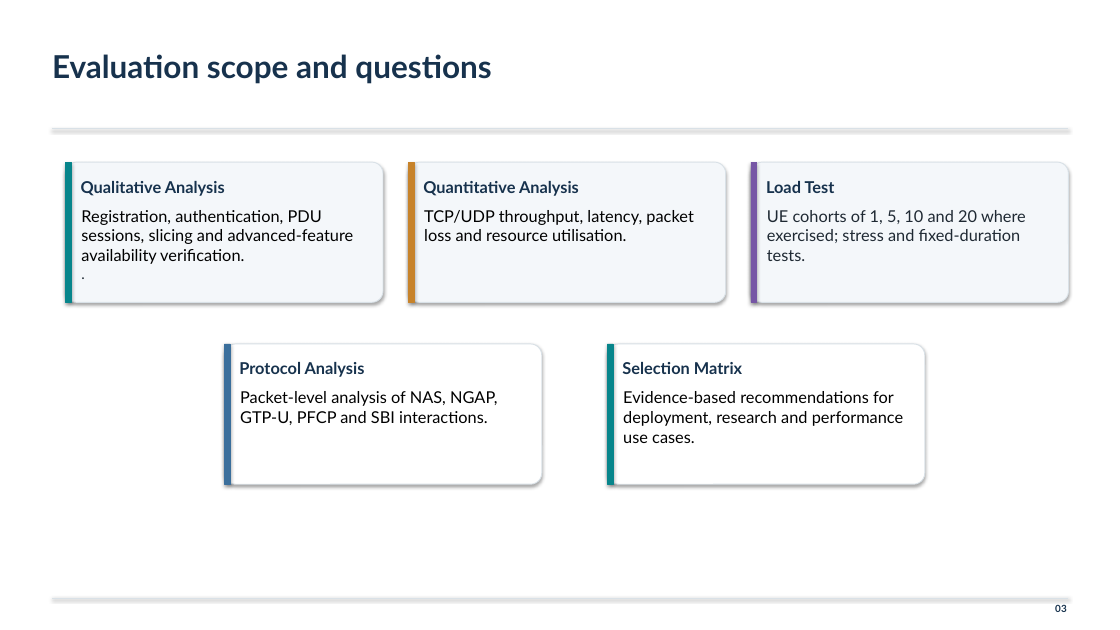
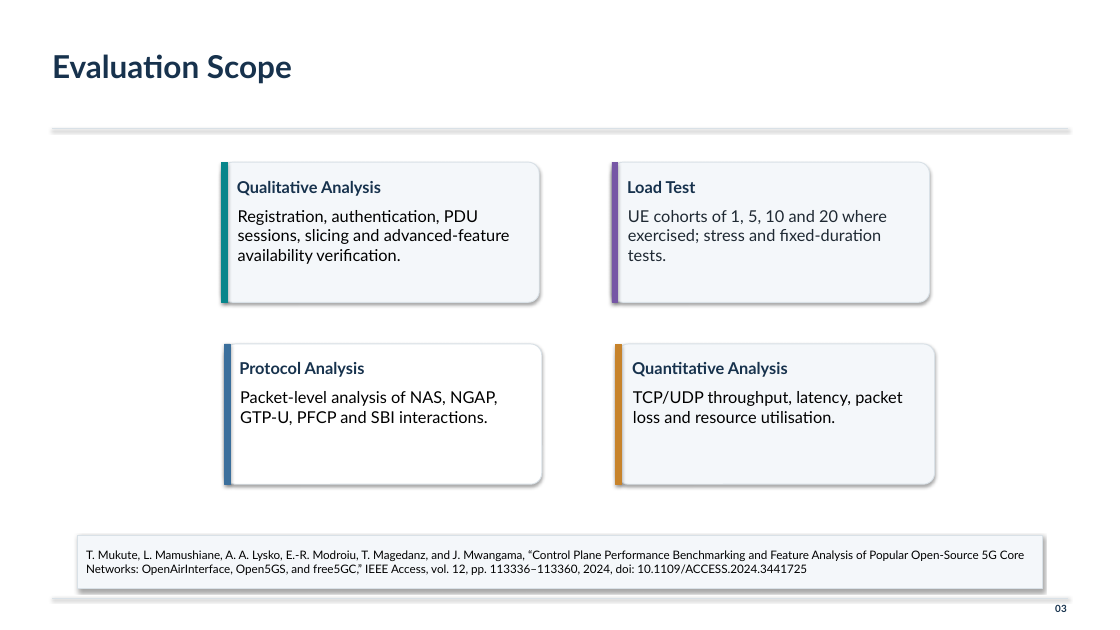
Before and after one commit to arpitmetrey/Qualitative-Analysis-of-5G-Core, a slide deck: slide 3 of 5G_group_2.pptx. Drawn at 1120x630 pixels with LibreOffice and Linux fonts; fonts in the diff are those of the drawing. Boxes give left, top, right and bottom in pixels: in the first picture for what was removed or moved away, otherwise in the second. Text is boxed around its words. In the diff, an @@ line names an element or a change of style, - is before the commit and + after.

```diff
--- a/5G_group_2.pptx
+++ b/5G_group_2.pptx
@@ text at [52,54,292,84]: text changed @@
-Evaluation scope and questions
+Evaluation Scope
@@ 2 texts, 1 rounded rectangle, 1 rectangle: place and size @@
-2 texts, 1 rounded rectangle, 1 rectangle at [66,162,383,302]
+2 texts, 1 rounded rectangle, 1 rectangle at [222,162,539,302]
@@ 2 texts, 1 rounded rectangle, 1 rectangle: place and size @@
-2 texts, 1 rounded rectangle, 1 rectangle at [751,162,1069,302]
+2 texts, 1 rounded rectangle, 1 rectangle at [613,162,930,302]
@@ text at [238,210,510,264]: paragraph removed @@
-.
@@ rounded rectangle removed at [607,344,925,484] @@
@@ rectangle removed at [607,344,613,484] @@
@@ 2 texts, 1 rounded rectangle, 1 rectangle: place and size @@
-2 texts, 1 rounded rectangle, 1 rectangle at [408,162,726,302]
+2 texts, 1 rounded rectangle, 1 rectangle at [616,344,935,485]
@@ text removed at [622,362,742,374] @@
-Selection Matrix
@@ text removed at [623,391,903,443] @@
-Evidence-based recommendations for deployment, research and performance use cases.
@@ rounded rectangle added at [78,536,1043,588], fill #F4F7FA, outline #D9E1E7 0.8 pt, 10 pt, text #000000 @@
+T. Mukute, L. Mamushiane, A. A. Lysko, E.-R. Modroiu, T. Magedanz, and J. Mwangama, “Control Plane Performance Benchmarking and Feature Analysis of Popular Open-Source 5G Core Networks: OpenAirInterface, Open5GS, and free5GC,” IEEE Access, vol. 12, pp. 113336–113360, 2024, doi: 10.1109/ACCESS.2024.3441725
```
Also in this commit, not shown: 7 other slides changed, 1 slide added, 1 slide removed.
